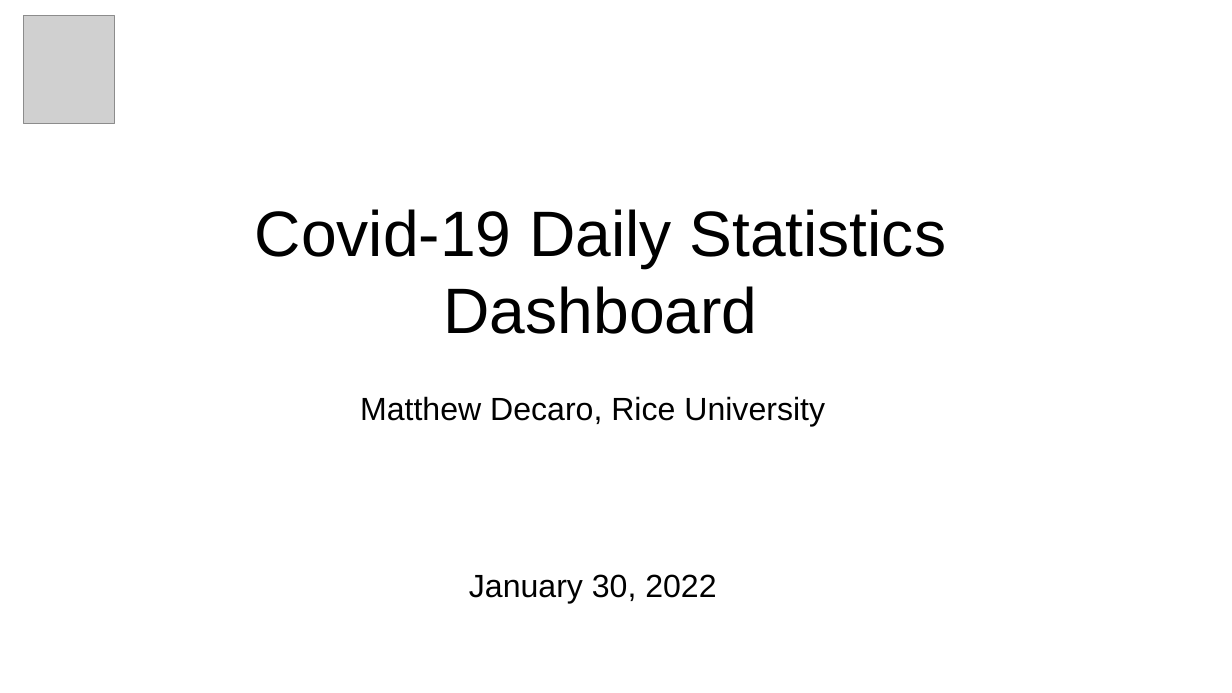
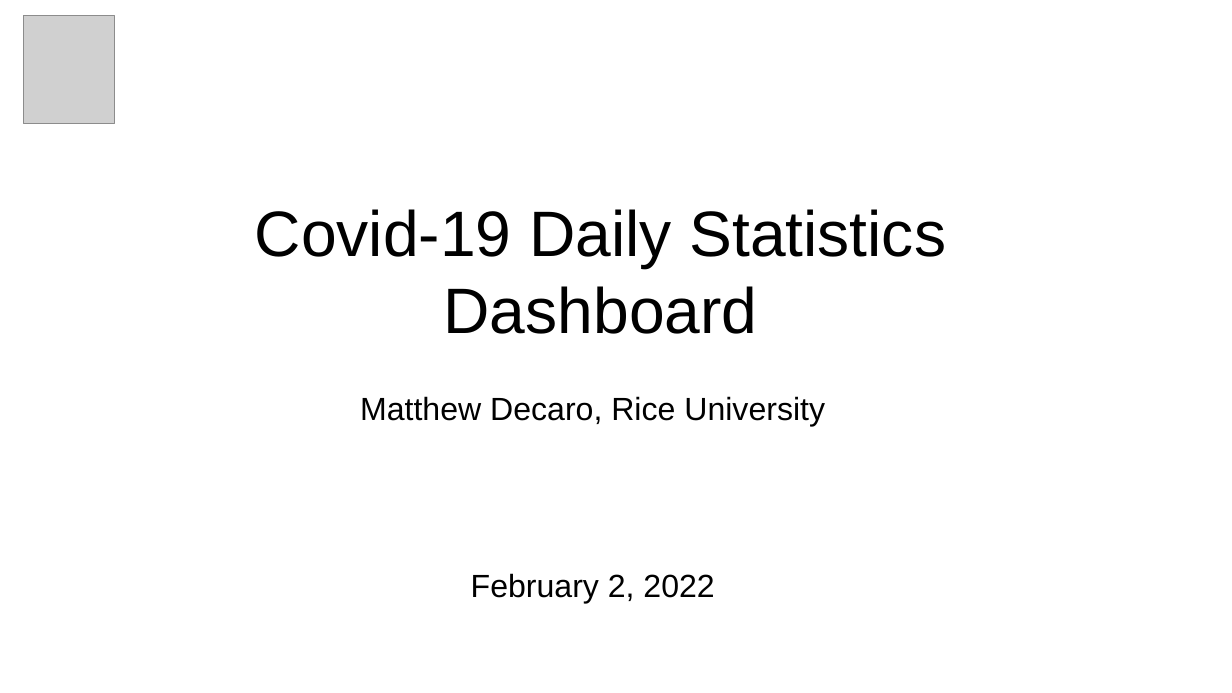
Before and after one commit to msdec321/DataAnalysisWorkbooks, a slide deck: slide 1 of Covid19/Covid19_dashboard.pptx. Drawn at 1232x693 pixels with LibreOffice and Linux fonts; fonts in the diff are those of the drawing; grey boxes stand for pictures. Boxes give left, top, right and bottom in pixels: in the first picture for what was removed or moved away, otherwise in the second. Text is boxed around its words. In the diff, an @@ line names an element or a change of style, - is before the commit and + after.

Commit message:
Updated pptx dashboard

```diff
--- a/Covid19/Covid19_dashboard.pptx
+++ b/Covid19/Covid19_dashboard.pptx
@@ text at (471,573,714,604): text changed @@
-January 30, 2022
+February 2, 2022
```
